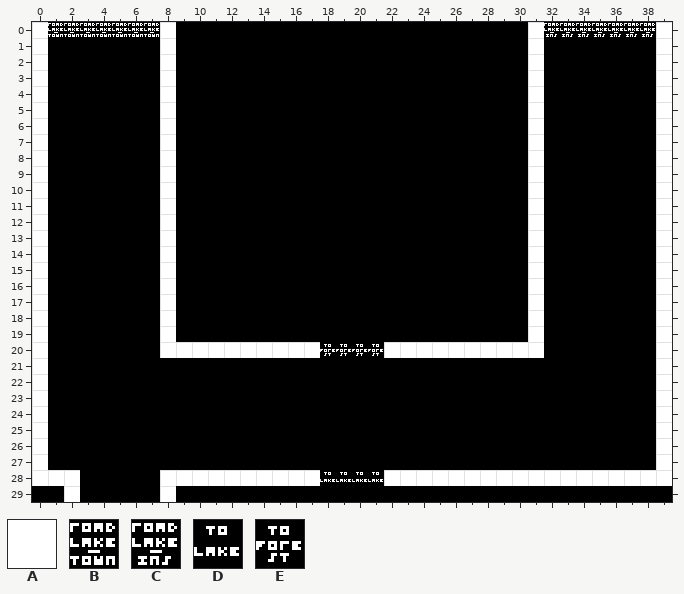
Tiled map (JSON): assets/data/maps/road_lake.json. Above, as it was before the edit.
Cells are 16x16 px. Shown: x 0..39, y 0..29.
Key: from "tiles": A 0, B 6, C 9, D 11, E 12.
_ is an empty cell.
Layers that did not change in this view are not listed.
Layer "Capa de Patrones 1" before, first column x 0:
 0 A_______A______________________A_______A
 1 A_______A______________________A_______A
 2 A_______A______________________A_______A
 3 A_______A______________________A_______A
 4 A_______A______________________A_______A
 5 A_______A______________________A_______A
 6 A_______A______________________A_______A
 7 A_______A______________________A_______A
 8 A_______A______________________A_______A
 9 A_______A______________________A_______A
10 A_______A______________________A_______A
11 A_______A______________________A_______A
12 A_______A______________________A_______A
13 A_______A______________________A_______A
14 A_______A______________________A_______A
15 A_______A______________________A_______A
16 A_______A______________________A_______A
17 A_______A______________________A_______A
18 A_______A______________________A_______A
19 A_______A______________________A_______A
20 A_______AAAAAAAAAA____AAAAAAAAAA_______A
21 A______________________________________A
22 A______________________________________A
23 A______________________________________A
24 A______________________________________A
25 A______________________________________A
26 A______________________________________A
27 A______________________________________A
28 AAA_____AAAAAAAAAA____AAAAAAAAAAAAAAAAAA
29 __A_____A_______________________________
Layer "Capa de patrones 4" before, first column x 0:
 0 _BBBBBBB________________________CCCCCCC_
 1 ________________________________________
 2 ________________________________________
 3 ________________________________________
 4 ________________________________________
 5 ________________________________________
 6 ________________________________________
 7 ________________________________________
 8 ________________________________________
 9 ________________________________________
10 ________________________________________
11 ________________________________________
12 ________________________________________
13 ________________________________________
14 ________________________________________
15 ________________________________________
16 ________________________________________
17 ________________________________________
18 ________________________________________
19 ________________________________________
20 __________________EEEE__________________
21 ________________________________________
22 ________________________________________
23 ________________________________________
24 ________________________________________
25 ________________________________________
26 ________________________________________
27 ________________________________________
28 __________________DDDD__________________
29 ________________________________________
Once edited:
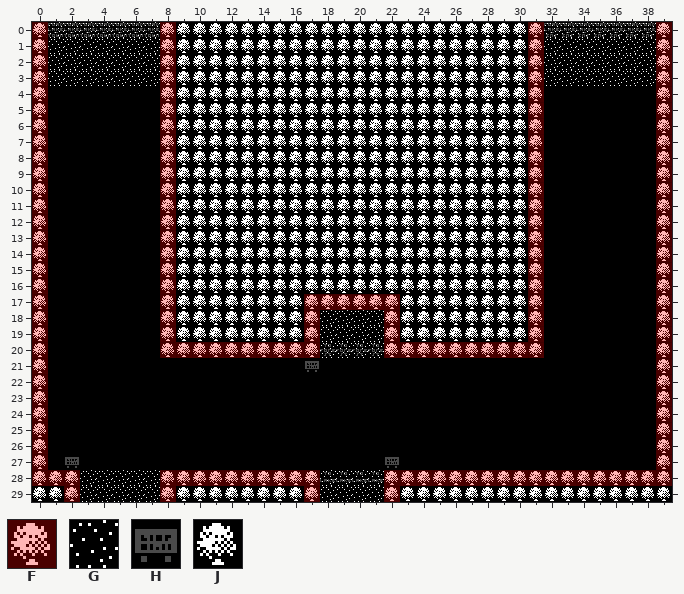
Further tiles: from "tiles": F 1, G 73, H 89, J 90.
See-through tiles are keyed as they look on the map.
Diff:
Changed rows in their new state; . is an unchanged cell.
layer "Capa de patrones 4" opacity 100% -> 29%
Layer "Capa de Patrones 1":
first column x 0:
 0 JGGGGGGGJJJJJJJJJJJJJJJJJJJJJJJJGGGGGGGJ
 1 JGGGGGGGJJJJJJJJJJJJJJJJJJJJJJJJGGGGGGGJ
 2 JGGGGGGGJJJJJJJJJJJJJJJJJJJJJJJJGGGGGGGJ
 3 JGGGGGGGJJJJJJJJJJJJJJJJJJJJJJJJGGGGGGGJ
 4 J.......JJJJJJJJJJJJJJJJJJJJJJJJ.......J
 5 J.......JJJJJJJJJJJJJJJJJJJJJJJJ.......J
 6 J.......JJJJJJJJJJJJJJJJJJJJJJJJ.......J
 7 J.......JJJJJJJJJJJJJJJJJJJJJJJJ.......J
 8 J.......JJJJJJJJJJJJJJJJJJJJJJJJ.......J
 9 J.......JJJJJJJJJJJJJJJJJJJJJJJJ.......J
10 J.......JJJJJJJJJJJJJJJJJJJJJJJJ.......J
11 J.......JJJJJJJJJJJJJJJJJJJJJJJJ.......J
12 J.......JJJJJJJJJJJJJJJJJJJJJJJJ.......J
13 J.......JJJJJJJJJJJJJJJJJJJJJJJJ.......J
14 J.......JJJJJJJJJJJJJJJJJJJJJJJJ.......J
15 J.......JJJJJJJJJJJJJJJJJJJJJJJJ.......J
16 J.......JJJJJJJJJJJJJJJJJJJJJJJJ.......J
17 J.......JJJJJJJJJJJJJJJJJJJJJJJJ.......J
18 J.......JJJJJJJJJJGGGGJJJJJJJJJJ.......J
19 J.......JJJJJJJJJJGGGGJJJJJJJJJJ.......J
20 J.......JJJJJJJJJJGGGGJJJJJJJJJJ.......J
21 J......................................J
22 J......................................J
23 J......................................J
24 J......................................J
25 J......................................J
26 J......................................J
27 J......................................J
28 JJJGGGGGJJJJJJJJJJGGGGJJJJJJJJJJJJJJJJJJ
29 JJJGGGGGJJJJJJJJJJGGGGJJJJJJJJJJJJJJJJJJ
Layer "Capa de patrones 4":
first column x 0:
 0 F.......F......................F.......F
 1 F.......F......................F.......F
 2 F.......F......................F.......F
 3 F.......F......................F.......F
 4 F.......F......................F.......F
 5 F.......F......................F.......F
 6 F.......F......................F.......F
 7 F.......F......................F.......F
 8 F.......F......................F.......F
 9 F.......F......................F.......F
10 F.......F......................F.......F
11 F.......F......................F.......F
12 F.......F......................F.......F
13 F.......F......................F.......F
14 F.......F......................F.......F
15 F.......F......................F.......F
16 F.......F......................F.......F
17 F.......F........FFFFFF........F.......F
18 F.......F........F....F........F.......F
19 F.......F........F....F........F.......F
20 F.......FFFFFFFFFF....FFFFFFFFFF.......F
21 F................H.....................F
22 F......................................F
23 F......................................F
24 F......................................F
25 F......................................F
26 F......................................F
27 F.H...................H................F
28 FFF.....FFFFFFFFFF....FFFFFFFFFFFFFFFFFF
29 ..F.....F........F....F.................
